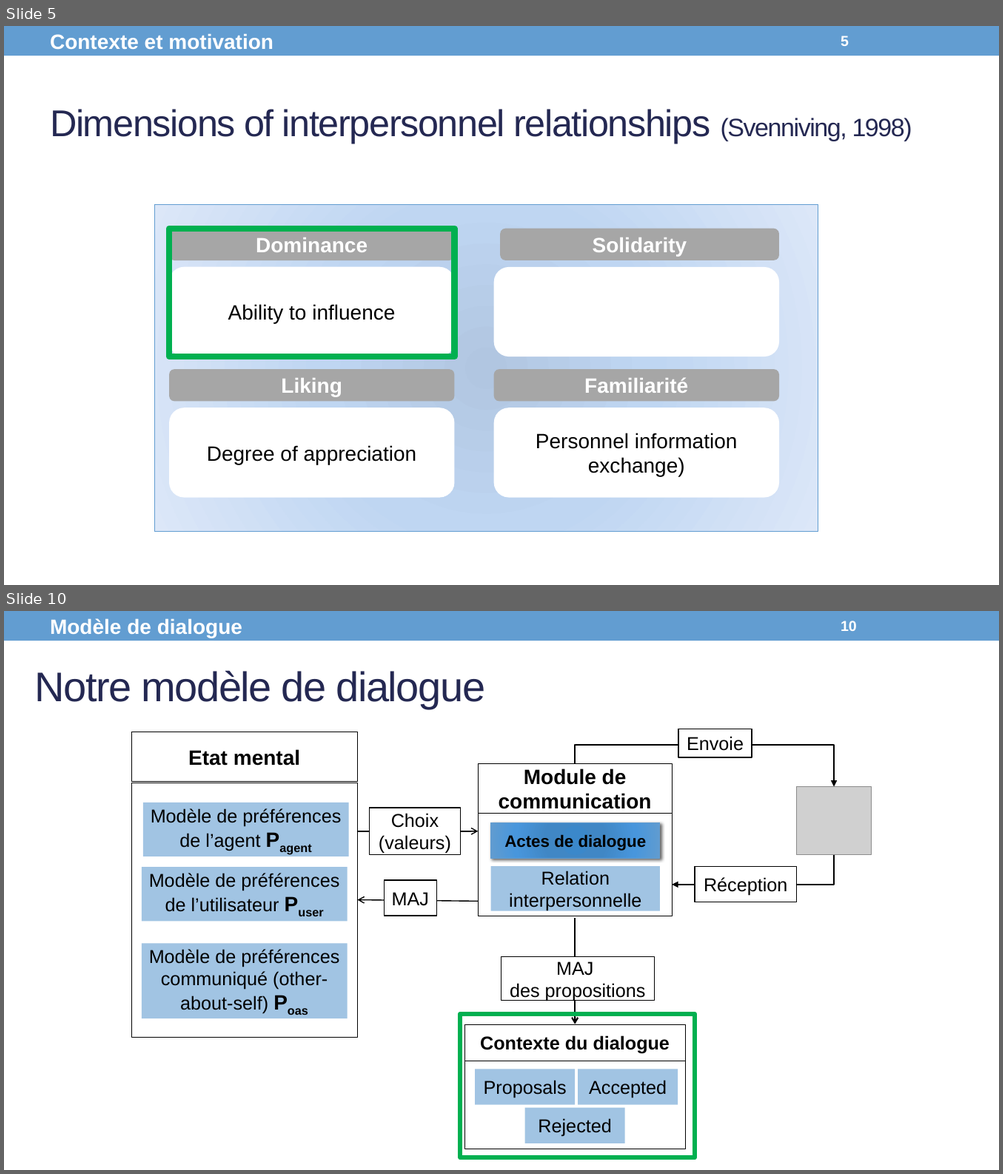
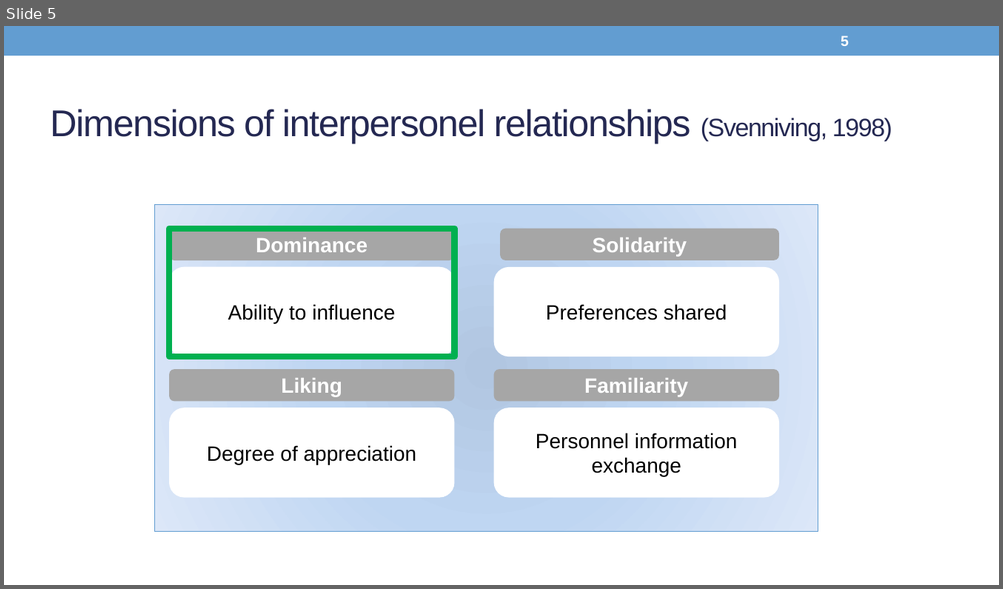
Before and after one commit to Olydia/Discolog, a slide deck: papers/Presentations/WACAI_EN.pptx. Shown one above the other, each under a label of ours: slides 5 and 10 before the commit, slide 5 after it; the slides between them are not shown. The pictures are 1003x1174 and 1003x589 pixels, drawn with LibreOffice and Linux fonts; fonts in the diff are those of the drawing; grey boxes stand for pictures. Boxes give left, top, right and bottom in pixels: in the first picture for what was removed or moved away, otherwise in the second. Text is boxed around its words. In the diff, an @@ line names an element or a change of style, - is before the commit and + after.

```diff
--- a/papers/Presentations/WACAI_EN.pptx
+++ b/papers/Presentations/WACAI_EN.pptx
@@ slide 10 removed at (4, 611, 999, 1170), background #FFFFFF; not listed: 1 template element that a slide beside it also shows @@
@@ text removed at (50, 618, 242, 638) @@
-Modèle de dialogue
@@ page number removed at (840, 621, 856, 631) @@
-10
@@ title removed at (35, 670, 485, 708) @@
-Notre modèle de dialogue
@@ rectangle removed at (678, 729, 751, 758) @@
-Envoie
@@ elbow arrow removed from (575, 764) to (834, 787) @@
@@ picture removed at (797, 787, 871, 855) @@
@@ rectangle removed at (370, 808, 461, 855) @@
-Choix
-(valeurs)
@@ arrow removed from (358, 831) to (478, 831) @@
@@ group removed at (478, 764, 671, 915): 4 rectangles @@
-Module de communication
-Actes de dialogue
-Relation interpersonnelle
@@ elbow arrow removed from (834, 855) to (671, 885) @@
@@ rectangle removed at (694, 867, 797, 903) @@
-Réception
@@ rectangle removed at (384, 880, 437, 916) @@
-MAJ
@@ arrow removed from (478, 901) to (358, 900) @@
@@ arrow removed from (575, 918) to (575, 1025) @@
@@ group removed at (131, 732, 358, 1038): 5 rectangles @@
-Etat mental
-Modèle de préférences de l’agent Pagent
-Modèle de préférences de l’utilisateur Puser
-Modèle de préférences communiqué (other-about-self) Poas
@@ rectangle removed at (501, 957, 654, 1001) @@
-MAJ
-des propositions
@@ rectangle removed at (460, 1014, 694, 1158) @@
@@ group removed at (464, 1025, 685, 1149): 5 rectangles @@
-Contexte du dialogue
-Proposals
-Accepted
-Rejected
@@ slide 5 changed as well @@
@@ text removed at (50, 33, 273, 49) @@
-Contexte et motivation
@@ title at (50, 109, 892, 144): text changed @@
-Dimensions of interpersonnel relationships (Svenniving, 1998)
+Dimensions of interpersonel relationships (Svenniving, 1998)
@@ text in rounded rectangle at (546, 304, 727, 321): text added @@
+Preferences shared
@@ text in rounded rectangle at (584, 378, 688, 397): text changed @@
-Familiarité
+Familiarity
@@ text in rounded rectangle at (535, 433, 737, 477): text changed @@
-Personnel information exchange)
+Personnel information exchange
```
Also in this commit, not shown: 14 other slides changed, 2 slides added, 3 other slides removed, 4 other files.
